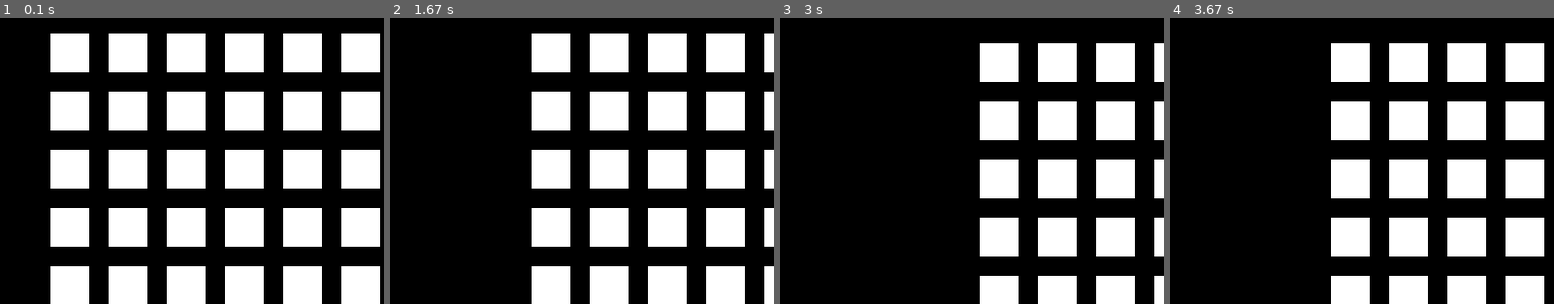
Above: before the commit, frames 1-4 (left to right).
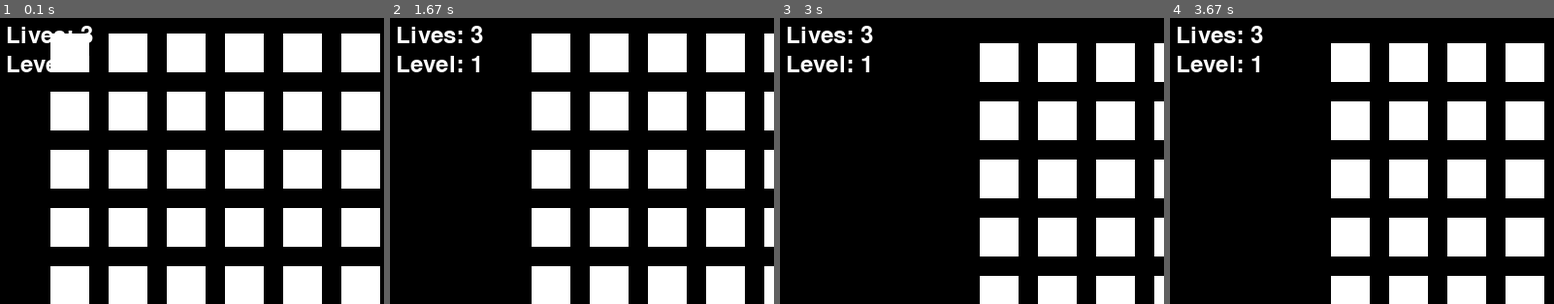
Above: after the commit, the same moments.

Repository: GauravKanwasi/Project
Game: pygame game, started from game/4th.py
Same seed, same stepped clock (60 frames per second), same inputs: the game is played once before the commit and once after it.
Inputs:
- Up to frame 1 (0.1 s): no input
- Up to frame 2 (1.67 s): tap Space at 0.33, 0.73, 1.03, 1.23, 1.53 s; hold Right 0.67-1.13 s; hold Right 1.17-1.63 s
- Up to frame 3 (3 s): hold Left 1.67-2.2 s; tap Space at 1.73, 2.03, 2.3, 2.6, 2.73 s; hold Left 2.23-2.63 s; hold Right from 2.67 s (still down)
- Up to frame 4 (3.67 s): tap Space at 3.03, 3.4 s; release Right at 3.3 s; hold Left from 3.33 s (still down)
The pictures show only the part of the screen within x 0-50%, y 5-55%; the shares and areas given below are measured in that part.

The runs differ from the first frame. In frame 1, 0.7% of the frame differs, in the area x 2-25%, y 2-19%; in frame 2, 1.1%; in frame 3, 1.1%; in frame 4, 1.1%.

Commit message:
Update 4th.py

Diff:
--- a/game/4th.py
+++ b/game/4th.py
@@ -2,8 +2,9 @@
 import sys
 import random
 
-# Initialize Pygame
+# Initialize Pygame and mixer
 pygame.init()
+pygame.mixer.init()
 
 # Set up the display
 screen_width = 800
@@ -30,16 +31,8 @@
 alien_rows = 5
 alien_columns = 10
 alien_spacing = 20
-alien_speed = 1
+alien_speed = 1  # Will be updated per level
 alien_direction = 1  # 1 for right, -1 for left
-
-# Create aliens
-aliens = []
-for row in range(alien_rows):
-    for col in range(alien_columns):
-        alien_x = col * (alien_width + alien_spacing) + 50
-        alien_y = row * (alien_height + alien_spacing) + 50
-        aliens.append(pygame.Rect(alien_x, alien_y, alien_width, alien_height))
 
 # Bullet settings
 bullet_width = 5
@@ -49,9 +42,16 @@
 alien_bullets = []
 alien_bullet_speed = 5
 
-# Score
+# Game variables
 score = 0
+lives = 3
+level = 1
 font = pygame.font.Font(None, 36)
+
+# Load sound effects (ensure these files exist in the same directory)
+shoot_sound = pygame.mixer.Sound("shoot.wav")
+explosion_sound = pygame.mixer.Sound("explosion.wav")
+hit_sound = pygame.mixer.Sound("hit.wav")
 
 # Functions
 def draw_player(player):
@@ -78,6 +78,16 @@
 def drop_aliens(aliens):
     for alien in aliens:
         alien.y += 10
+
+def setup_aliens(level):
+    global aliens, alien_speed
+    aliens = []
+    alien_speed = 1 + (level - 1) * 0.5  # Increase speed with level
+    for row in range(alien_rows):
+        for col in range(alien_columns):
+            alien_x = col * (alien_width + alien_spacing) + 50
+            alien_y = row * (alien_height + alien_spacing) + 50
+            aliens.append(pygame.Rect(alien_x, alien_y, alien_width, alien_height))
 
 def fire_bullet(player):
     global player_bullet
@@ -85,6 +95,7 @@
         bullet_x = player.x + player_width // 2 - bullet_width // 2
         bullet_y = player.y - bullet_height
         player_bullet = pygame.Rect(bullet_x, bullet_y, bullet_width, bullet_height)
+        shoot_sound.play()  # Play shooting sound
 
 def move_bullet(bullet):
     if bullet is not None:
@@ -120,15 +131,26 @@
             if player_bullet.colliderect(alien):
                 aliens.remove(alien)
                 score += 10
+                explosion_sound.play()  # Play explosion sound
                 return None
     return player_bullet
 
 def check_alien_bullets_collision(alien_bullets, player):
+    global lives
     for bullet in alien_bullets[:]:
         if bullet.colliderect(player):
             alien_bullets.remove(bullet)
-            return True
+            lives -= 1
+            hit_sound.play()  # Play hit sound
+            if lives <= 0:
+                return True  # Game over
+            else:
+                player.x = screen_width // 2 - player_width // 2  # Respawn player
+                return False
     return False
+
+# Initialize aliens for level 1
+setup_aliens(level)
 
 # Game loop
 running = True
@@ -167,15 +189,19 @@
     # Aliens shoot
     alien_shoot(aliens)
 
-    # Check win/lose conditions
+    # Check lose condition (aliens reach bottom)
     for alien in aliens:
         if alien.y + alien_height >= screen_height:
             print("Game over! Aliens reached the bottom.")
             running = False
             break
+
+    # Check if all aliens are destroyed (level up)
     if not aliens:
-        print("You win!")
-        running = False
+        level += 1
+        setup_aliens(level)
+        player_bullet = None
+        alien_bullets = []
 
     # Draw everything
     screen.fill(black)
@@ -184,9 +210,13 @@
     draw_bullet(player_bullet)
     draw_alien_bullets(alien_bullets)
 
-    # Draw score
+    # Draw score, lives, and level
     score_text = font.render(f"Score: {score}", True, white)
     screen.blit(score_text, (10, 10))
+    lives_text = font.render(f"Lives: {lives}", True, white)
+    screen.blit(lives_text, (10, 40))
+    level_text = font.render(f"Level: {level}", True, white)
+    screen.blit(level_text, (10, 70))
 
     # Update display
     pygame.display.flip()
